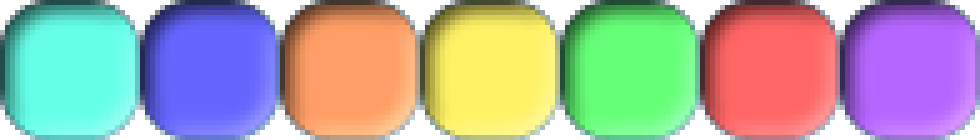
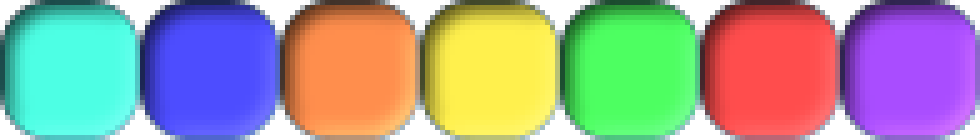
Layered file, before and after one edit (980×140). Changes by layer:
painted on "Rectangle 1 copy" (1st of 7, in "minoes") over box(0, 0, 140, 140)
painted on "Rectangle 1 copy" (2nd of 7, in "minoes") over box(700, 0, 840, 140)
painted on "Rectangle 1 copy" (3rd of 7, in "minoes") over box(840, 0, 980, 140)
painted on "Rectangle 1 copy" (4th of 7, in "minoes") over box(140, 0, 280, 140)
painted on "Rectangle 1 copy" (5th of 7, in "minoes") over box(280, 0, 420, 140)
painted on "Rectangle 1 copy" (6th of 7, in "minoes") over box(420, 0, 560, 140)
painted on "Rectangle 1 copy" (7th of 7, in "minoes") over box(560, 0, 700, 140)
